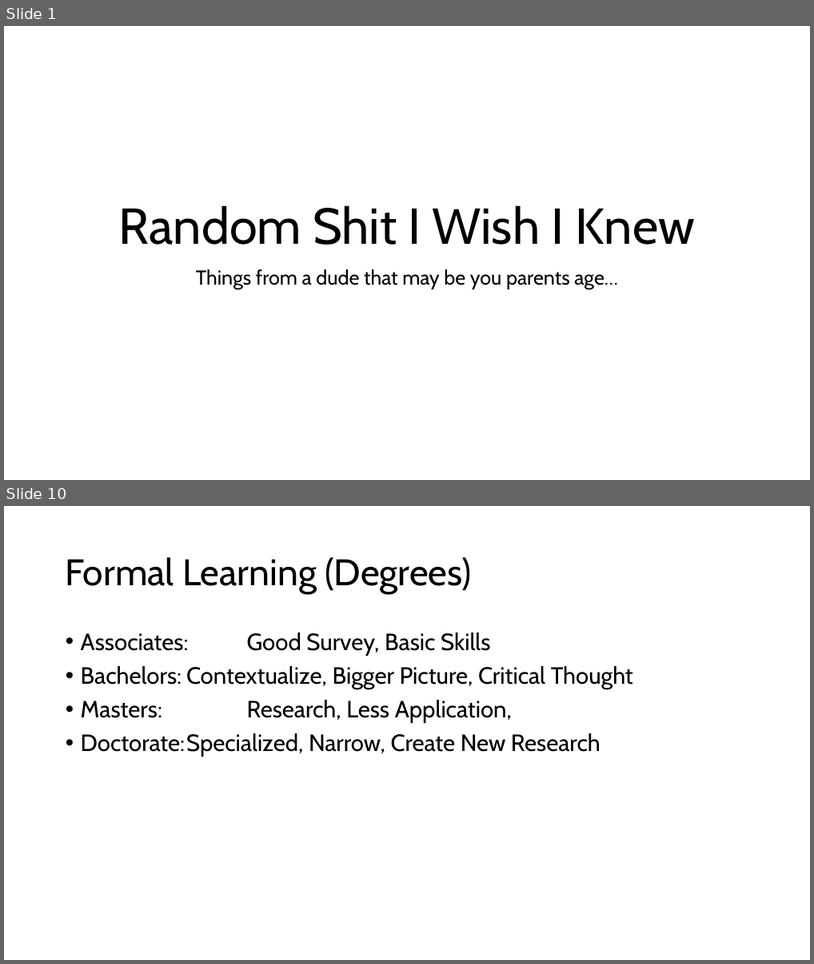
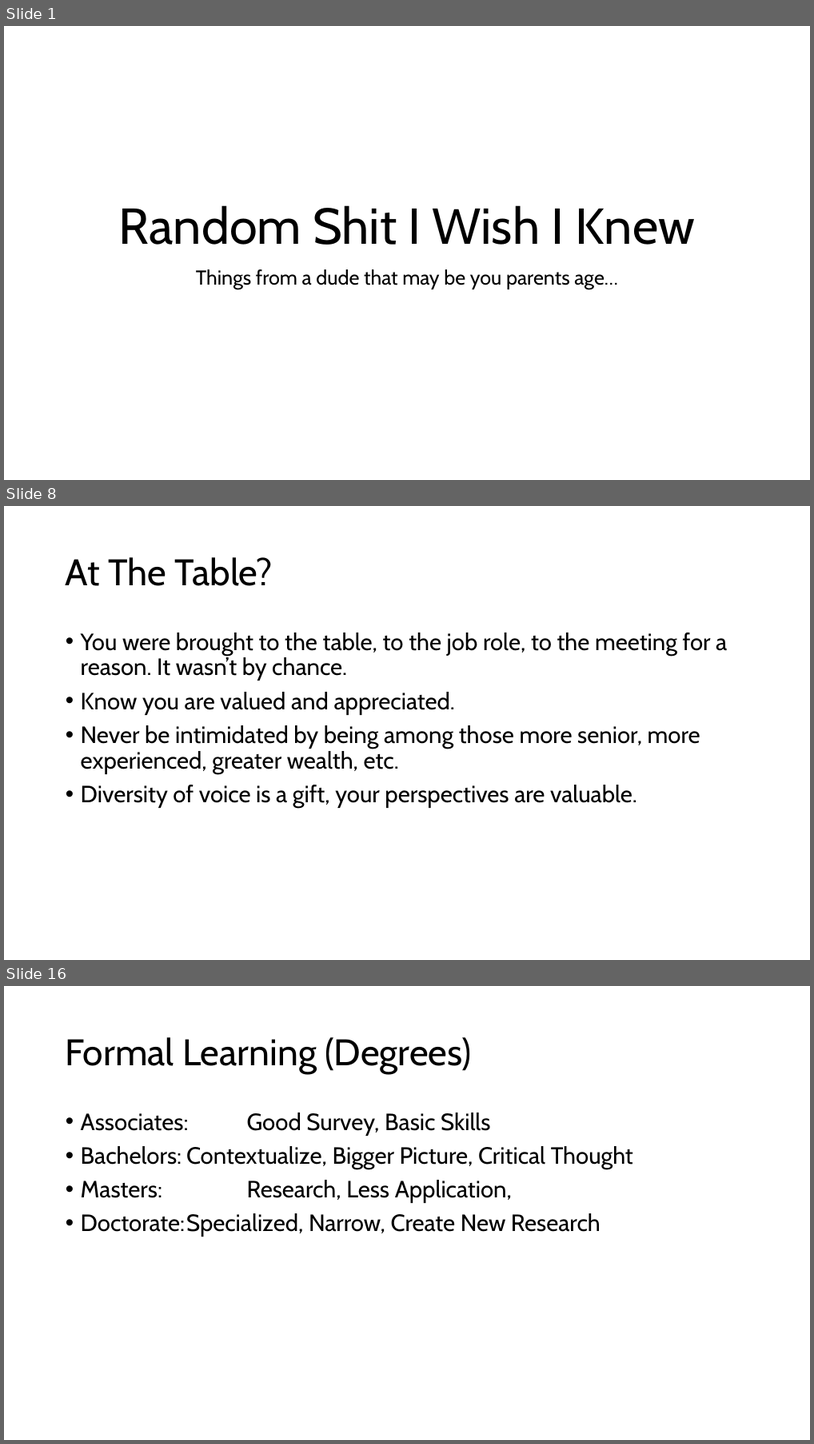
Before and after one commit to dtuuri/presentations, a slide deck: ShitIWishIKnew.pptx. Shown one above the other, each under a label of ours: slides 1 and 10 before the commit, slides 1, 8 and 16 after it; the slides between them are not shown. The pictures are 814x964 and 814x1444 pixels, drawn with LibreOffice and Linux fonts; fonts in the diff are those of the drawing. Boxes give left, top, right and bottom in pixels: in the first picture for what was removed or moved away, otherwise in the second. Text is boxed around its words. In the diff, an @@ line names an element or a change of style, - is before the commit and + after.

```diff
--- a/ShitIWishIKnew.pptx
+++ b/ShitIWishIKnew.pptx
@@ slide 8 added at <box>4,506,810,960</box>, background #FFFFFF @@
@@ title added at <box>66,557,273,586</box>, 44 pt, text #000000 @@
+At The Table?
@@ text added at <box>81,632,727,808</box>, 28 pt, text #000000 @@
+• You were brought to the table, to the job role, to the meeting for a reason. It wasn’t by chance.
+• Know you are valued and appreciated.
+• Never be intimidated by being among those more senior, more experienced, greater wealth, etc.
+• Diversity of voice is a gift, your perspectives are valuable.
@@ what was slide 10 is now slide 16 @@
```
Also in this commit, not shown: 9 slides changed, 6 other slides added, 2 slides removed.
